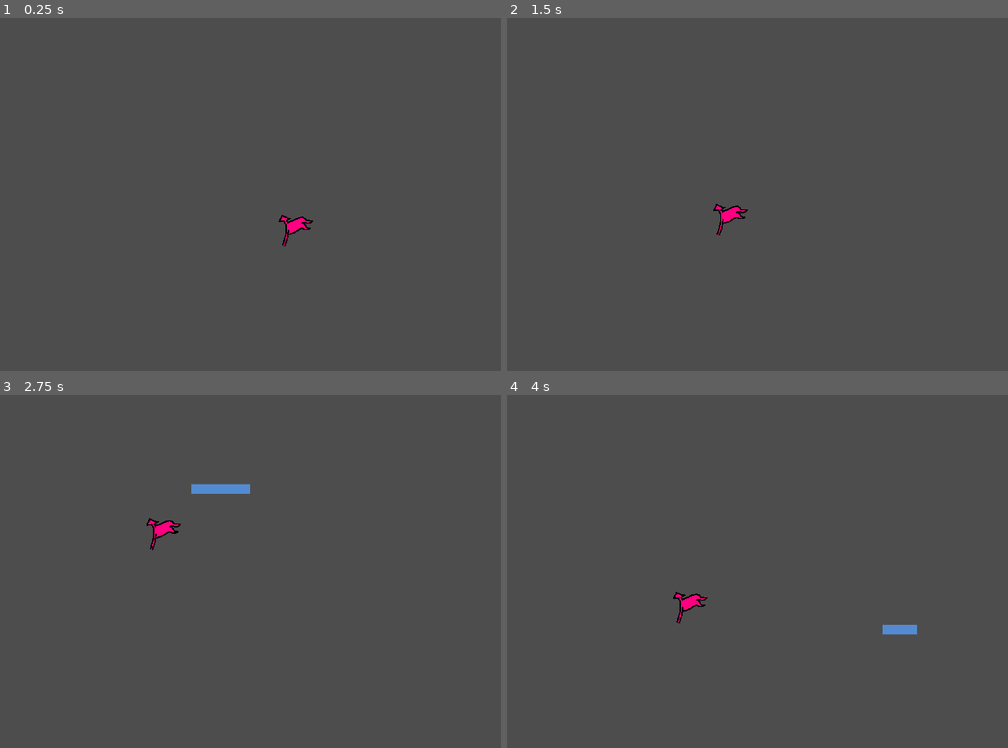
Above: before the commit, frames 1-4 (two rows, left to right).
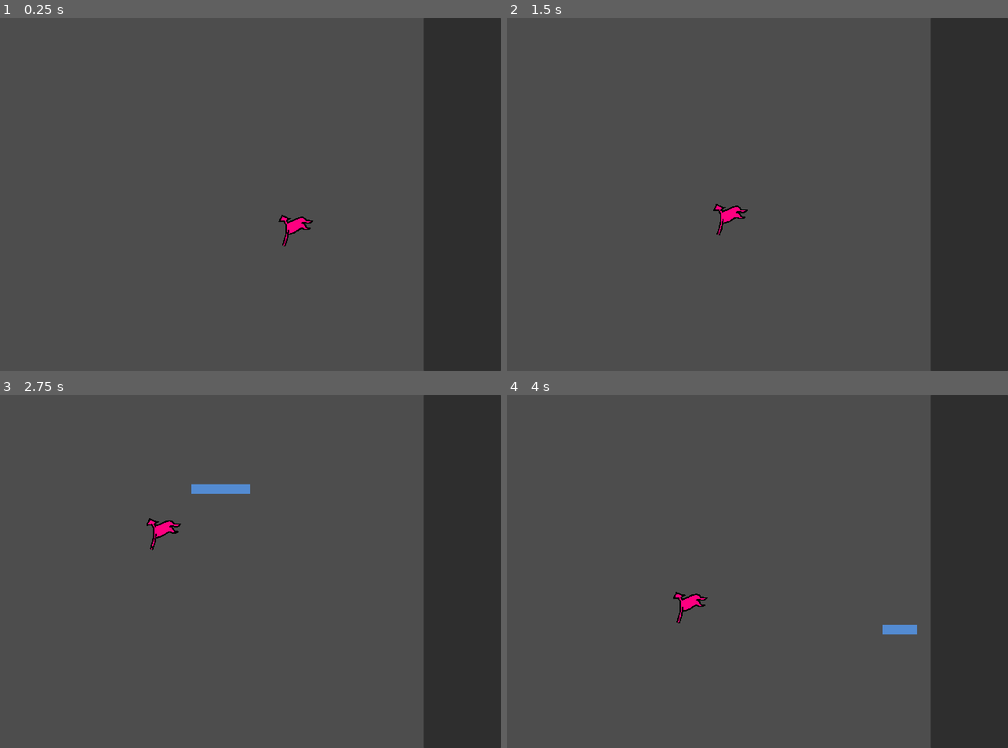
Above: after the commit, the same moments.

Repository: d-BS/Boid-based_Tactics_Game
Game: Godot game, scene res://scenes/boid_compute.tscn
The game is run twice, just before and just after one commit, with the same random seed, the same clock (stepped at 60 frames per second) and the same inputs.
Inputs (mouse positions are in pixels of both pictures, inside the frame that each line leads up to):
- Up to frame 1 (0.25 s): no input
- Up to frame 2 (1.5 s): tap Enter at 0.5 s; move the mouse to (832, 176) at 0.52 s; press the mouse at (832, 176) at 0.53 s; hold Right (ui_right) 0.53-1.28 s; tap F (F) at 0.6 s; move the mouse to (567, 212) at 1.27 s; release the mouse at (567, 212) at 1.28 s; hold Down (ui_down) from 1.28 s (still down); click (567, 212) at 1.35 s
- Up to frame 3 (2.75 s): tap F (F) at 1.55, 2.1 s; move the mouse to (250, 493) at 2.02 s; release Down (ui_down) at 2.03 s; press the mouse at (250, 493) at 2.03 s; hold Right (ui_right) from 2.03 s (still down)
- Up to frame 4 (4 s): move the mouse to (662, 642) at 2.77 s; release Right (ui_right) at 2.78 s; release the mouse at (662, 642) at 2.78 s; hold Up (ui_up) 2.78-3.53 s; click (662, 642) at 2.85 s; tap F (F) at 3.05 s; move the mouse to (882, 624) at 3.52 s; press the mouse at (882, 624) at 3.53 s; hold Left (ui_left) from 3.53 s (still down); tap Backspace (delete) at 3.6 s

The runs differ from the first frame. In frame 1, 15% of the frame differs, in the area x 84-100%, y 0-100%; in frame 2, 15%; in frame 3, 15%; in frame 4, 15%.
Error in both runs: Cannot call method 'shader_create_from_spirv' on a null value. (res://scripts/boid_manager_compute.gd:289)

Commit message:
Added squad reselection

Diff:
--- a/scenes/boid_compute.tscn
+++ b/scenes/boid_compute.tscn
@@ -8,6 +8,7 @@
 [ext_resource type="Texture2D" uid="uid://b4ov5nm0tlo3x" path="res://textures/flag.png" id="4_cpftq"]
 [ext_resource type="Script" uid="uid://236saenw6w3s" path="res://scripts/flag.gd" id="5_k0nt5"]
 [ext_resource type="Script" uid="uid://c03c25r226vyr" path="res://scripts/selection_box.gd" id="6_f8if2"]
+[ext_resource type="Script" uid="uid://dpsvd5qyoodon" path="res://scripts/UI/squad_list.gd" id="9_cpftq"]
 
 [sub_resource type="ShaderMaterial" id="ShaderMaterial_o08vg"]
 shader = ExtResource("2_cpftq")
@@ -46,3 +47,22 @@
 [node name="SelectionBox" type="Node2D" parent="." unique_id=43340325 node_paths=PackedStringArray("boid_manager")]
 script = ExtResource("6_f8if2")
 boid_manager = NodePath("../BoidCompute")
+
+[node name="UiLayer" type="CanvasLayer" parent="." unique_id=1935443301]
+
+[node name="SquadList" type="ItemList" parent="UiLayer" unique_id=1968125620 node_paths=PackedStringArray("boid_manager")]
+anchors_preset = -1
+anchor_left = 0.87700003
+anchor_right = 1.0
+anchor_bottom = 1.0
+offset_left = -0.8400879
+grow_horizontal = 0
+grow_vertical = 2
+size_flags_horizontal = 4
+size_flags_vertical = 4
+focus_mode = 0
+script = ExtResource("9_cpftq")
+boid_manager = NodePath("../../BoidCompute")
+
+[connection signal="squads_updated" from="BoidCompute" to="UiLayer/SquadList" method="_on_squads_updated"]
+[connection signal="item_selected" from="UiLayer/SquadList" to="UiLayer/SquadList" method="_on_item_selected"]
--- a/scenes/main.tscn
+++ b/scenes/main.tscn
@@ -1,23 +1,20 @@
 [gd_scene format=3 uid="uid://bfcta5nieev5g"]
 
-[ext_resource type="Texture2D" uid="uid://b4ov5nm0tlo3x" path="res://textures/flag.png" id="1_0wfyh"]
-[ext_resource type="Script" uid="uid://236saenw6w3s" path="res://scripts/flag.gd" id="2_sugp2"]
-[ext_resource type="Script" uid="uid://blye06w46toic" path="res://scripts/camera_2d.gd" id="4_jyhfs"]
 [ext_resource type="PackedScene" uid="uid://ct615e38jpvt8" path="res://scenes/barrier.tscn" id="5_tbgi4"]
 [ext_resource type="Texture2D" uid="uid://bic6hcf02htms" path="res://textures/grassSilhouette.png" id="6_tefeu"]
+[ext_resource type="PackedScene" uid="uid://5rmmflo7fnbi" path="res://scenes/boid_compute.tscn" id="7_85g3d"]
 [ext_resource type="Shader" uid="uid://8t7sid8g3ivm" path="res://scripts/grass_blades.gdshader" id="7_tipki"]
 [ext_resource type="FastNoiseLite" uid="uid://boyesff6pllks" path="res://textures/grass_noise.tres" id="7_ya4ey"]
 [ext_resource type="Script" uid="uid://yt6x5t61uem7" path="res://scripts/ground.gd" id="8_choun"]
 [ext_resource type="Script" uid="uid://dddidyxpyk44m" path="res://scripts/environment.gd" id="9_85g3d"]
 [ext_resource type="Script" uid="uid://dmwb2h2x865tp" path="res://scripts/ui.gd" id="10_choun"]
-[ext_resource type="Script" uid="uid://c03c25r226vyr" path="res://scripts/selection_box.gd" id="14_jbj1t"]
 
 [sub_resource type="Gradient" id="Gradient_eb6dy"]
 
 [sub_resource type="GradientTexture2D" id="GradientTexture2D_jkv2x"]
 gradient = SubResource("Gradient_eb6dy")
 
-[sub_resource type="OccluderPolygon2D" id="OccluderPolygon2D_ya4ey"]
+[sub_resource type="OccluderPolygon2D" id="OccluderPolygon2D_choun"]
 polygon = PackedVector2Array(254, -8, 255, 127, 1, 122, 7, -189, 125, -190, 141, -3)
 
 [sub_resource type="Gradient" id="Gradient_tipki"]
@@ -66,19 +63,6 @@
 
 [node name="Node2D" type="Node2D" parent="." unique_id=1300176343]
 
-[node name="Flag" type="Sprite2D" parent="Node2D" unique_id=914351420 node_paths=PackedStringArray("boid_manager")]
-z_index = 1
-position = Vector2(297, 155)
-texture = ExtResource("1_0wfyh")
-offset = Vector2(30, -37)
-script = ExtResource("2_sugp2")
-boid_manager = NodePath("")
-
-[node name="Camera2D" type="Camera2D" parent="Node2D" unique_id=1527972479]
-position_smoothing_enabled = true
-position_smoothing_speed = 10.0
-script = ExtResource("4_jyhfs")
-
 [node name="Barrier" parent="Node2D" unique_id=756127167 instance=ExtResource("5_tbgi4")]
 z_index = 1
 position = Vector2(-40, 72)
@@ -109,12 +93,11 @@
 [node name="Dark" type="CanvasModulate" parent="Node2D/Environment" unique_id=1424924575]
 color = Color(0.28235295, 0.27450982, 0.28235295, 1)
 
-[node name="Ground" type="Sprite2D" parent="Node2D" unique_id=1507918916 node_paths=PackedStringArray("camera")]
+[node name="Ground" type="Sprite2D" parent="Node2D" unique_id=1507918916]
 z_index = -1
 position = Vector2(112, 14)
 texture = SubResource("NoiseTexture2D_ya4ey")
 script = ExtResource("8_choun")
-camera = NodePath("../Camera2D")
 
 [node name="GrassBlades" type="MultiMeshInstance2D" parent="Node2D/Ground" unique_id=265378403]
 z_index = 1
@@ -124,9 +107,7 @@
 
 [node name="CenterRegion" type="VisibleOnScreenNotifier2D" parent="Node2D/Ground" unique_id=869512825]
 
-[node name="SelectionBox" type="Node2D" parent="Node2D" unique_id=1695069903 node_paths=PackedStringArray("boid_manager")]
-script = ExtResource("14_jbj1t")
-boid_manager = NodePath("")
+[node name="Node2D" parent="Node2D" unique_id=1458545692 instance=ExtResource("7_85g3d")]
 
 [node name="CanvasLayer" type="CanvasLayer" parent="." unique_id=1708692599]
 
@@ -161,6 +142,5 @@
 popup/item_3/text = "Dusk"
 popup/item_3/id = 3
 
-[connection signal="scaleChanged" from="Node2D/Camera2D" to="Node2D/Ground" method="_on_camera_2d_scale_changed"]
 [connection signal="screen_exited" from="Node2D/Ground/CenterRegion" to="Node2D/Ground" method="_on_center_region_screen_exited"]
 [connection signal="item_selected" from="CanvasLayer/UI/LightingOptions" to="CanvasLayer/UI" method="_on_lighting_options_item_selected"]
--- a/scenes/unit.tscn
+++ /dev/null
@@ -1,156 +0,0 @@
-[gd_scene format=3 uid="uid://cknooeimesvr"]
-
-[ext_resource type="Texture2D" uid="uid://ncggtdj871rv" path="res://textures/unit-2.png" id="2_k673f"]
-[ext_resource type="Script" uid="uid://ciuom6iihcriy" path="res://scripts/health_component.gd" id="3_1jvru"]
-[ext_resource type="Texture2D" uid="uid://g0ygcbgcbslg" path="res://textures/dust.png" id="4_gic7v"]
-
-[sub_resource type="GDScript" id="GDScript_1jvru"]
-script/source = "class_name Unit extends RigidBody2D
-
-
-@export var texture:Texture2D
-@export var damage: int = 1
-
-
-
-@onready var shape: CollisionShape2D = $CollisionShape2D
-@onready var target: Node2D
-
-
-
-#boink things
-var boink_power: float = 100
-var boink_timer_max: float = 1
-var boink_timer: float = boink_timer_max
-var boink_juice: bool = true
-
-#physics
-var friction: float = 2
-var faction:String = \"neutral\"
-
-# Called when the node enters the scene tree for the first time.
-func _ready() -> void:
-
-	#add_to_group()
-
-
-	contact_monitor = true
-	max_contacts_reported = 1
-
-	lock_rotation = true
-
-	pass # Replace with function body.
-
-
-# Called every frame. 'delta' is the elapsed time since the previous frame.
-func _process(delta: float) -> void:
-
-
-
-	#handles boinking
-	boink_timer -= delta
-
-	if boink_timer <= 0:
-
-		boink_timer = boink_timer_max
-
-		var toBoink: Vector2 = position.direction_to(target.position)
-		toBoink *= boink_power
-
-		apply_impulse(toBoink)
-
-
-		$CPUParticles2D.emitting = boink_juice
-
-
-		pass
-
-
-
-	#apply friction
-	apply_force(-linear_velocity * friction)
-
-
-	pass
-
-
-func setTarget(newTarget: Node):
-
-	target = newTarget
-
-	pass
-
-func recieve_damage(amount: int):
-
-
-	$HealthComponent.recieve_damage(amount)
-
-	pass
-
-
-func die():
-
-	queue_free()
-
-	pass
-
-
-func collision_w_other(body: Node) -> void:
-
-	#if body.is_class(\"RigidBody2D\"):
-
-	if(body.is_class(\"Unit\") && body.faction == faction && body.faction != \"neutral\"):
-		pass
-	else:
-		body.recieve_damage(damage)
-
-
-
-
-	pass # Replace with function body.
-"
-
-[sub_resource type="CircleShape2D" id="CircleShape2D_4sp5u"]
-
-[sub_resource type="Gradient" id="Gradient_4sp5u"]
-offsets = PackedFloat32Array(0, 0.99691355)
-colors = PackedColorArray(1, 1, 1, 0.8862745, 1, 1, 1, 0.011764706)
-
-[node name="Unit" type="RigidBody2D" unique_id=290309216]
-light_mask = 3
-script = SubResource("GDScript_1jvru")
-
-[node name="Sprite2D" type="Sprite2D" parent="." unique_id=1863838296]
-light_mask = 3
-z_index = 1
-position = Vector2(1, -1)
-scale = Vector2(0.439, 0.439)
-texture = ExtResource("2_k673f")
-
-[node name="CollisionShape2D" type="CollisionShape2D" parent="." unique_id=1784684928]
-shape = SubResource("CircleShape2D_4sp5u")
-
-[node name="HealthComponent" type="Node" parent="." unique_id=496041675 node_paths=PackedStringArray("body")]
-script = ExtResource("3_1jvru")
-body = NodePath("..")
-
-[node name="CPUParticles2D" type="CPUParticles2D" parent="." unique_id=776840808]
-position = Vector2(0, 9)
-emitting = false
-amount = 5
-texture = ExtResource("4_gic7v")
-lifetime = 0.75
-one_shot = true
-explosiveness = 0.5
-emission_shape = 1
-emission_sphere_radius = 5.0
-direction = Vector2(0, -1)
-spread = 0.0
-gravity = Vector2(0, 0)
-scale_amount_min = 0.2
-scale_amount_max = 0.2
-color = Color(1, 1, 1, 0.7294118)
-color_ramp = SubResource("Gradient_4sp5u")
-
-[connection signal="body_entered" from="." to="." method="collision_w_other"]
-[connection signal="body_shape_entered" from="." to="." method="_on_body_shape_entered"]
--- /dev/null
+++ b/scripts/UI/squad_list.gd
@@ -0,0 +1,51 @@
+extends ItemList
+
+@export var boid_manager:Node2D
+
+# Called when the node enters the scene tree for the first time.
+func _ready() -> void:
+
+
+	pass # Replace with function body.
+
+
+# Called every frame. 'delta' is the elapsed time since the previous frame.
+func _process(delta: float) -> void:
+
+
+
+
+
+
+
+	pass
+
+
+
+func _on_squads_updated() -> void:
+
+	for i in item_count:
+		remove_item(0)
+
+	var iterator:int = 0
+
+	for s in boid_manager.squads:
+
+
+		add_item(str("Squad ", iterator + 1, ", ", s.units.size(), " units"))
+
+
+		iterator += 1
+
+		pass
+
+	pass # Replace with function body.
+
+
+func _on_item_selected(index: int) -> void:
+
+
+	boid_manager.select_squad(index)
+
+
+	pass # Replace with function body.
--- a/scripts/boid_manager_compute.gd
+++ b/scripts/boid_manager_compute.gd
@@ -10,12 +10,9 @@
 #
 #
 #Have goal-less boids removed from squad structure overall?
-#
-#
-#>>>>>>>> be able to reselect a squad!!!!! <<<<<<<<<<<<
-#
-#
-#Make NUM_BOIDS dynamic rather than hardcoded
+#add more kinds of formations, remove hardcoding
+#
+#>>>>>>>Make NUM_BOIDS dynamic rather than hardcoded
 #(Add in MAX_BOIDS, and only update texture/arrays when passed?)
 #be able to create boids, have boids be killed, etc
 #
@@ -65,7 +62,7 @@
 #lists which squads are empty
 var empty_squads:Array[int] = []
 
-var IMAGE_SIZE:int = int(ceil(sqrt(NUM_BOIDS))) + 1
+var IMAGE_SIZE:int = int(ceil(sqrt(NUM_BOIDS)))
 var boid_data : Image
 var boid_data_texture : ImageTexture
 
@@ -98,13 +95,16 @@
 var boid_data_buffer : RID
 
 
-
 var update_squad_bias_uniform:bool = false
 
 
+@warning_ignore("unused_signal")
+signal squads_updated
+
+
 func _ready():
 
-	seed(0)
+	#seed(0)
 
 
 	boid_data = Image.create(IMAGE_SIZE, IMAGE_SIZE, false, Image.FORMAT_RGBAF)
@@ -455,6 +455,35 @@
 	pass
 
 
+func select_squad(new_selection_squad:int):
+
+	if new_selection_squad >= squads.size() || new_selection_squad < -1:
+		return
+
+
+	if selection_squad != -1:
+
+		var new_color: Color = Color.from_ok_hsl(randf(), .8, .8)
+		squads[selection_squad].set_color(new_color)
+
+		pass
+
+	if new_selection_squad != -1:
+
+
+		squads[new_selection_squad].set_color(Color.WHITE)
+
+
+		pass
+
+	selection_squad = new_selection_squad
+
+
+	$boid_particles.process_material.set_shader_parameter("color", squad_color)
+
+	pass
+
+
 func queue_update_squad_bias_uniform():
 	update_squad_bias_uniform = true
 func _update_squad_bias_uniform():
--- a/scripts/selection_box.gd
+++ b/scripts/selection_box.gd
@@ -12,15 +12,15 @@
 	pass # Replace with function body.
 
 
-# Called every frame. 'delta' is the elapsed time since the previous frame.
-func _process(_delta: float) -> void:
 
-	if Input.is_action_just_pressed("click"):
+func _unhandled_input(event: InputEvent) -> void:
+
+	if event.is_action_pressed("click"):
 
 		dragging = true
 
 
-	elif Input.is_action_just_released("click"):
+	elif event.is_action_released("click"):
 
 
 		_finalize_selection_gpu()
@@ -28,6 +28,14 @@
 		selectionRect = Rect2(0, 0, 0, 0)
 		dragging = false
 		queue_redraw()
+
+
+
+	pass
+
+# Called every frame. 'delta' is the elapsed time since the previous frame.
+func _process(_delta: float) -> void:
+
 
 		#coll_shape.shape.size = Vector2.ZERO
 
@@ -47,6 +55,8 @@
 		pass
 
 	pass
+
+
 
 
 
@@ -85,5 +95,6 @@
 
 	boid_manager.select_boids(to_select)
 
+	boid_manager.squads_updated.emit()
 
 	pass
Not shown: 1 places in scenes/main.tscn that only renumber resources
Not shown, added: scripts/UI/squad_list.gd.uid
Not shown, changed: scripts/boid_compute_shader.glsl
Not shown, changed: README.md
